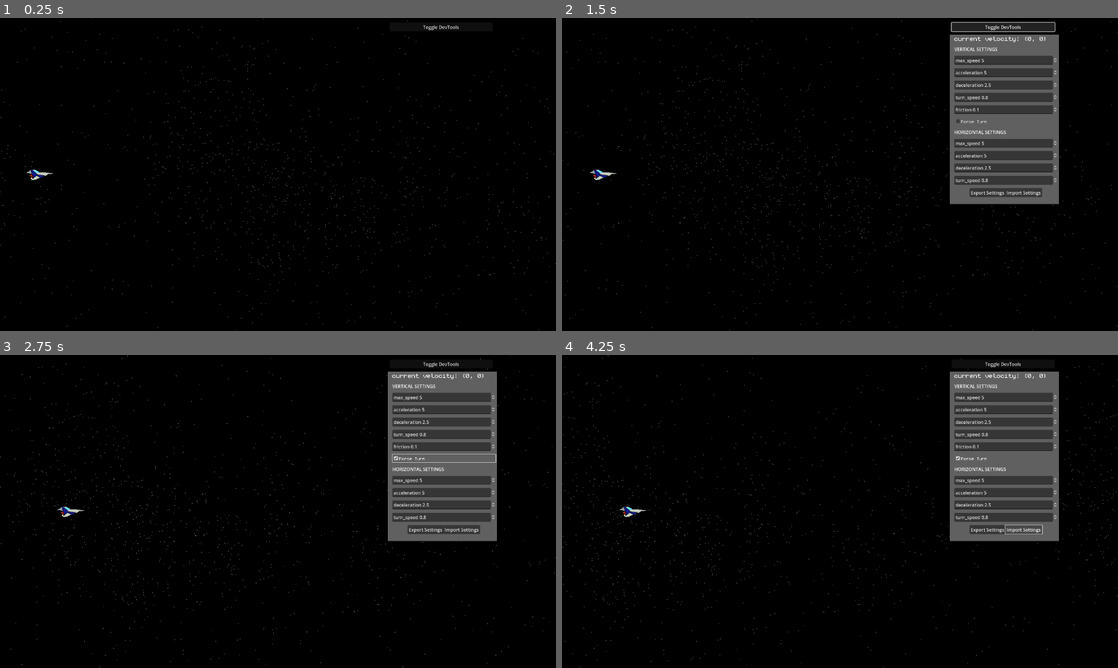
Above: before the commit, frames 1-4 (two rows, left to right).
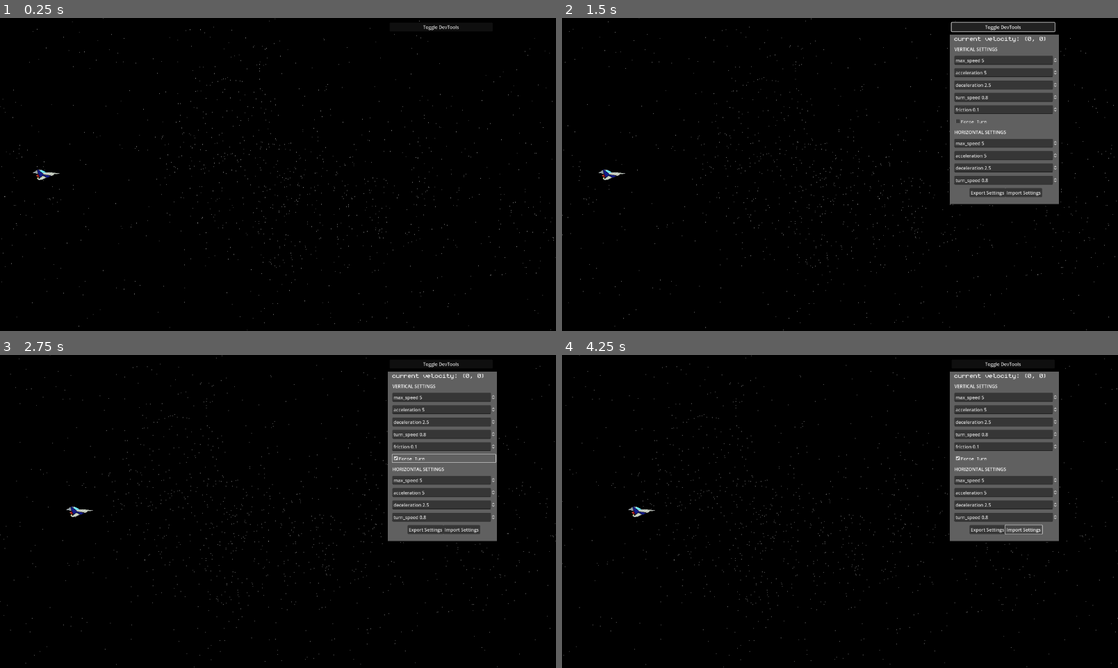
Above: after the commit, the same moments.

Repository: ZacharyDangelo/schmup
Game: Godot game, scene res://scenes/first_scene.tscn
Same seed, same stepped clock (60 frames per second), same inputs: the game is played once before the commit and once after it.
Inputs:
- Up to frame 1 (0.25 s): no input
- Up to frame 2 (1.5 s): click "Toggle DevTools" at 0.5 s; hold Right (move_right) from 1.28 s (still down)
- Up to frame 3 (2.75 s): release Right (move_right) at 2 s; click "Force Turn" at 2 s
- Up to frame 4 (4.25 s): click "Export Settings" at 2.75 s; click "Import Settings" at 3.5 s

The runs differ from the first frame. In frame 1, 1.0% of the frame differs, in the area x 0-100%, y 0-100%; in frame 2, 1.0%; in frame 3, 1.0%; in frame 4, 1.0%.

Commit message:
fix bug with player position clamping

Diff:
--- a/scenes/first_scene.tscn
+++ b/scenes/first_scene.tscn
@@ -57,7 +57,8 @@
 unique_name_in_owner = true
 position_smoothing_enabled = true
 script = ExtResource("2_0uke8")
-scroll_speed = 250.0
+scroll_speed = 100.0
+screen_padding = Vector2(50, 50)
 metadata/_edit_lock_ = true
 
 [node name="Background" type="ParallaxBackground" parent="."]
@@ -89,9 +90,3 @@
 offset = Vector2(380, 0)
 scale = Vector2(0.66, 0.66)
 transform = Transform2D(0.66, 0, 0, 0.66, 380, 0)
-
-[node name="Sprite2D2" type="Sprite2D" parent="."]
-visible = false
-position = Vector2(-641, -321)
-texture = ExtResource("6_p8r1f")
-centered = false
--- a/scripts/camera.gd
+++ b/scripts/camera.gd
@@ -1,6 +1,7 @@
 extends Camera2D
 
 @export var scroll_speed: float
+@export var screen_padding: Vector2
 
 var player
 
@@ -8,4 +9,4 @@
 	player = get_node('%Player')
 
 func _process(delta):
-	offset += Vector2(scroll_speed * delta,0)
+	position += Vector2(scroll_speed * delta,0)
--- a/scripts/player/player.gd
+++ b/scripts/player/player.gd
@@ -81,8 +81,8 @@
 	position += Vector2(camera.scroll_speed * delta,0)
 
 
-	# Clamp the players position
-	position = position.clamp(
-		Vector2(-560, -300),
-		Vector2(screen_size.x, 300)
-	)
+	# Clamp the players position based on the camera
+	var half_screen = get_viewport_rect().size * 0.5 / camera.zoom  # Adjust for zoom
+	var min_bounds = (camera.position - camera.offset) - half_screen + camera.screen_padding
+	var max_bounds = (camera.position - camera.offset) + half_screen + - camera.screen_padding
+	position = position.clamp(min_bounds, max_bounds)
